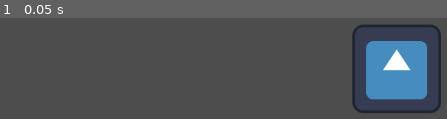
Above: before the commit, frame 1.
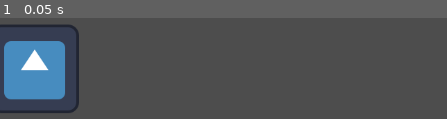
Above: after the commit, the same moment.

Repository: Izzy-Irvine/global-game-jam-2025
Game: Godot game, scene res://scenes/level/level.tscn
Same seed, same stepped clock (60 frames per second), same inputs: the game is played once before the commit and once after it. The engine's default icon, where the game draws it, is replaced by a stand-in: a white triangle on a blue panel in a dark square.
Inputs:
- Up to frame 1 (0.05 s): no input

The runs differ from the first frame. In frame 1, 20% of the frame differs, in the area x 0-99%, y 6-95%.

Commit message:
Update level.tscn

Diff:
--- a/scenes/level/level.tscn
+++ b/scenes/level/level.tscn
@@ -5,5 +5,5 @@
 [node name="Level" type="Node2D"]
 
 [node name="Icon" type="Sprite2D" parent="."]
-position = Vector2(572, 326)
+position = Vector2(50, 326)
 texture = ExtResource("1_d1g14")
